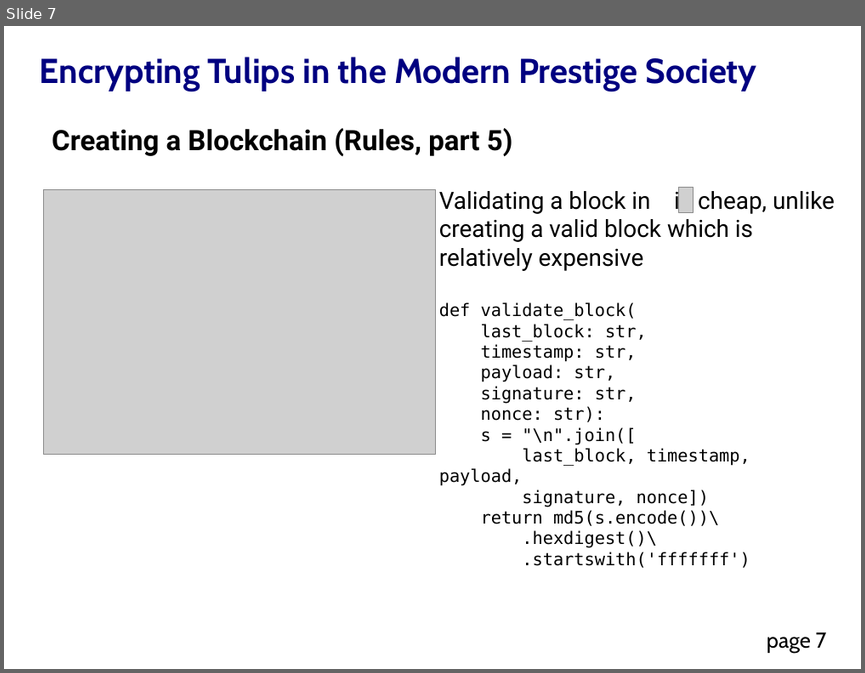
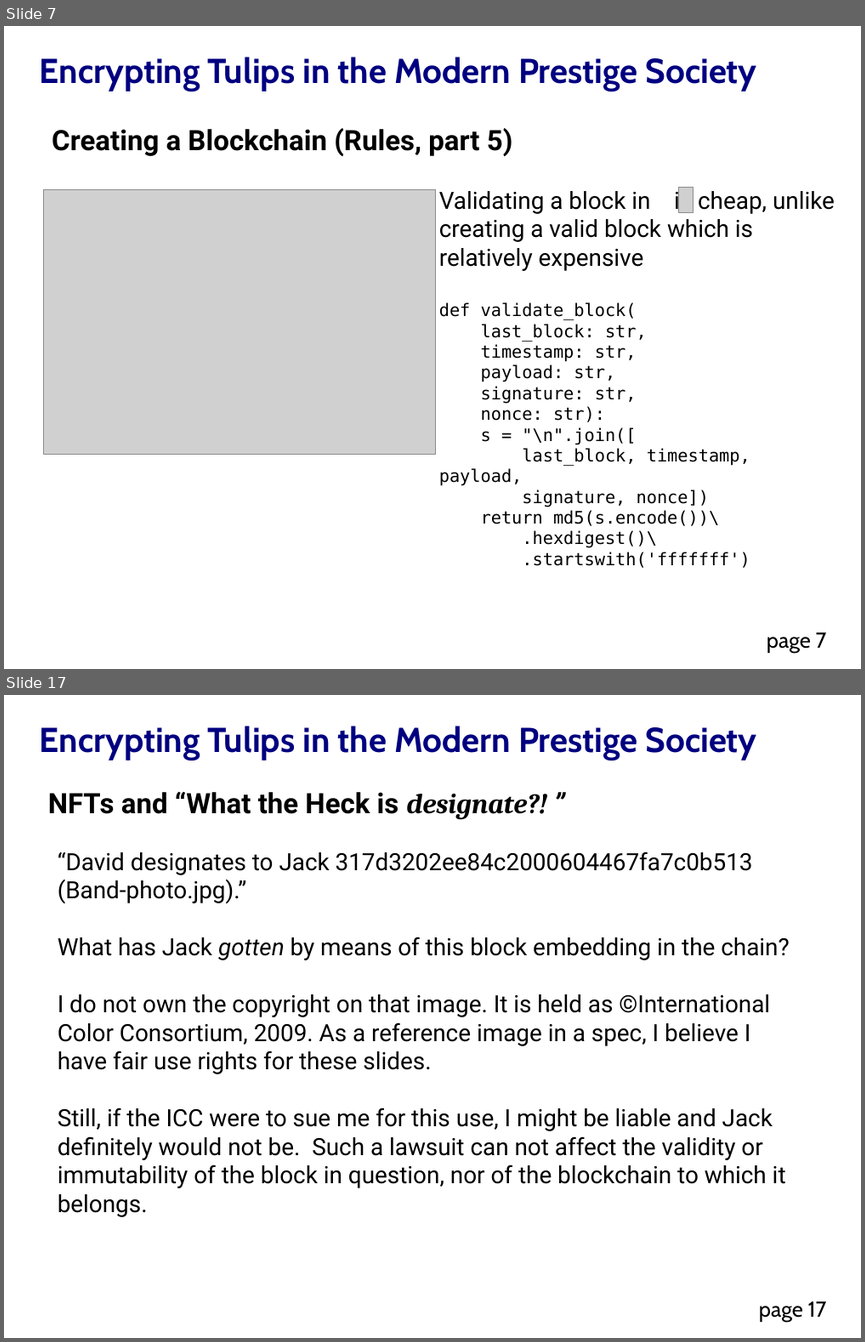
Before and after one commit to DavidMertz/Encrypting_Tulips, a slide deck: Encrypting_Tulips.odp. Shown one above the other, each under a label of ours: slide 7 before the commit, slides 7 and 17 after it; the slides between them are not shown. The pictures are 865x673 and 865x1342 pixels, drawn with LibreOffice and Linux fonts; fonts in the diff are those of the drawing; grey boxes stand for pictures. Boxes give left, top, right and bottom in pixels: in the first picture for what was removed or moved away, otherwise in the second. Text is boxed around its words. In the diff, an @@ line names an element or a change of style, - is before the commit and + after.

```diff
--- a/Encrypting_Tulips.odp
+++ b/Encrypting_Tulips.odp
@@ slide 17 added at box(4, 695, 861, 1338), background #FFFFFF; not listed: 2 template elements that a slide beside it also shows @@
@@ text added at box(48, 792, 547, 820), 26 pt, text #000000, bold @@
+NFTs and “What the Heck is designate?! ”
@@ text added at box(58, 851, 789, 1217), 22 pt, text #000000 @@
+“David designates to Jack 317d3202ee84c2000604467fa7c0b513 (Band-photo.jpg).”
+What has Jack gotten by means of this block embedding in the chain?
+I do not own the copyright on that image. It is held as ©International Color Consortium, 2009. As a reference image in a spec, I believe I have fair use rights for these slides.
+Still, if the ICC were to sue me for this use, I might be liable and Jack definitely would not be. Such a lawsuit can not affect the validity or immutability of the block in question, nor of the blockchain to which it belongs.
```
Also in this commit, not shown: 3 slides changed, 22 other slides added, 11 other files.
